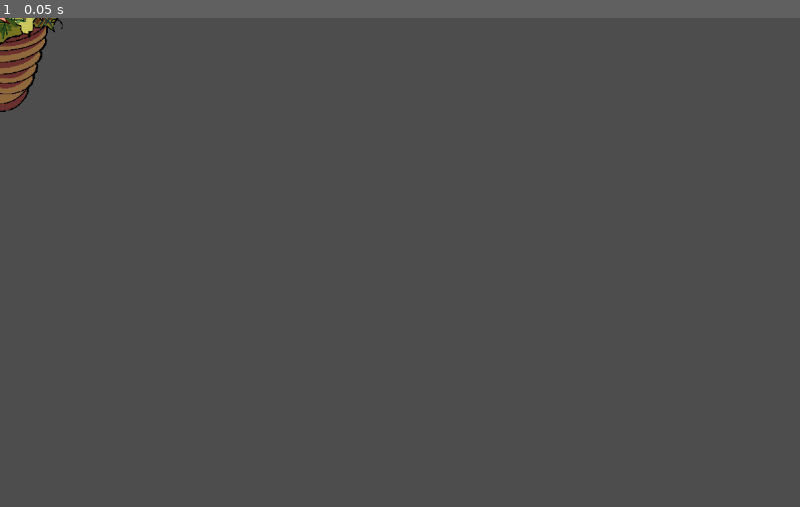
Above: before the commit, frame 1.
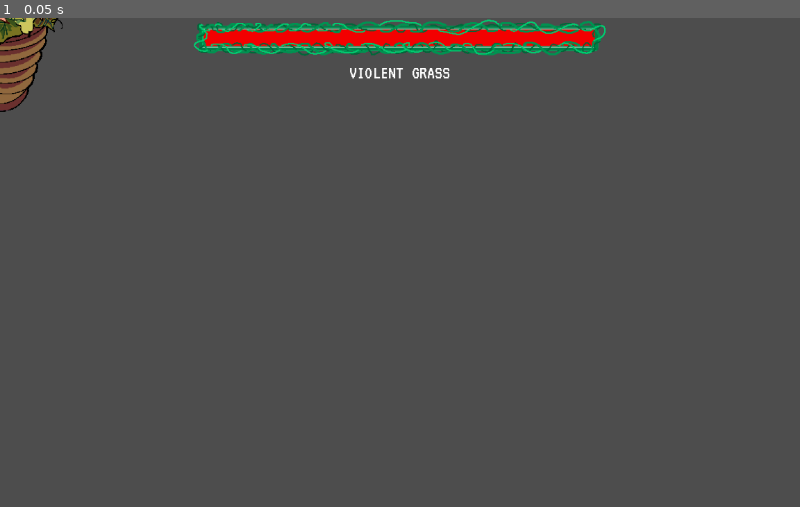
Above: after the commit, the same moment.

Repository: DevFTB/LD52
Game: Godot game, scene res://Level/EnemyGroups/group5.tscn
The game is run twice, just before and just after one commit, with the same random seed, the same clock (stepped at 60 frames per second) and the same inputs. This scene is started directly instead of the project's main scene.
Inputs:
- Up to frame 1 (0.05 s): no input

The runs differ from the first frame. In frame 1, 3.2% of the frame differs, in the area x 24-76%, y 0-13%.
Error after the commit: Invalid operands 'Nil' and 'Vector2' in operator '+'. (res://Scenes/DamageNumber.gd:7)

Commit message:
WIP UI

Diff:
--- a/Enemy/AttackScenes/healingProjectile.tscn
+++ b/Enemy/AttackScenes/healingProjectile.tscn
@@ -27,7 +27,7 @@
 [sub_resource type="CircleShape2D" id="CircleShape2D_7jpjx"]
 radius = 7.0
 
-[node name="Projectile" type="Node2D"]
+[node name="Projectile2" type="Node2D"]
 script = ExtResource("1_ego0b")
 
 [node name="Sprite2D" type="Sprite2D" parent="."]
--- /dev/null
+++ b/Enemy/BossAssets/healthbar_theme.tres
@@ -0,0 +1,10 @@
+[gd_resource type="Theme" load_steps=3 format=3 uid="uid://4qhhl5r0prfu"]
+
+[sub_resource type="StyleBoxEmpty" id="StyleBoxEmpty_bg7a4"]
+
+[sub_resource type="StyleBoxFlat" id="StyleBoxFlat_cd17b"]
+bg_color = Color(0.976471, 0.6, 0.6, 1)
+
+[resource]
+ProgressBar/styles/background = SubResource("StyleBoxEmpty_bg7a4")
+ProgressBar/styles/fill = SubResource("StyleBoxFlat_cd17b")
--- a/Enemy/BossScenes/CornBoss.tscn
+++ b/Enemy/BossScenes/CornBoss.tscn
@@ -24,6 +24,7 @@
 
 [node name="Enemy2" instance=ExtResource("1_vqlsb")]
 scale = Vector2(1, 1)
+enemy_name = "Corn-o-cope-ia"
 max_hp = 4000
 
 [node name="Sprite" type="AnimatedSprite2D" parent="." index="0"]
@@ -36,6 +37,8 @@
 
 [node name="DamageNumber" parent="EnemyGUI" index="0"]
 layout_mode = 3
+offset = null
+animation_duration = null
 
 [node name="FlashOnHit" parent="." index="4" node_paths=PackedStringArray("sprite")]
 sprite = NodePath("../Sprite")
--- a/Enemy/BossScenes/ViolentGrassBoss.tscn
+++ b/Enemy/BossScenes/ViolentGrassBoss.tscn
@@ -22,6 +22,7 @@
 
 [node name="Enemy2" instance=ExtResource("1_krkvr")]
 scale = Vector2(1, 1)
+enemy_name = "Violent Grass"
 max_hp = 100000
 
 [node name="Sprite" type="AnimatedSprite2D" parent="." index="0"]
@@ -36,9 +37,8 @@
 layout_mode = 3
 offset_top = 0.0
 offset_bottom = 26.0
-
-[node name="HealthBar" parent="EnemyGUI" index="1"]
-layout_mode = 3
+offset = null
+animation_duration = null
 
 [node name="FlashOnHit" parent="." index="4" node_paths=PackedStringArray("sprite")]
 sprite = NodePath("../Sprite")
--- a/Enemy/BossScenes/boss.tscn
+++ b/Enemy/BossScenes/boss.tscn
@@ -1,14 +1,18 @@
-[gd_scene load_steps=22 format=3 uid="uid://cw60n741n5xbh"]
+[gd_scene load_steps=26 format=3 uid="uid://cw60n741n5xbh"]
 
 [ext_resource type="Script" path="res://Scenes/Enemy.gd" id="1_uxdwq"]
 [ext_resource type="Script" path="res://Scenes/HitManager.gd" id="2_mcu3c"]
 [ext_resource type="PackedScene" uid="uid://dl2ifh2mtykpq" path="res://Particles/HitImpact.tscn" id="3_2bufq"]
-[ext_resource type="Script" path="res://Scenes/EnemyGUI.gd" id="4_qahv5"]
+[ext_resource type="Script" path="res://Enemy/Scripts/BossGUI.gd" id="4_anaig"]
 [ext_resource type="Script" path="res://Scenes/DamageNumber.gd" id="5_jvy4g"]
 [ext_resource type="Script" path="res://Scenes/FlashOnHit.gd" id="6_b0d2p"]
+[ext_resource type="Theme" uid="uid://4qhhl5r0prfu" path="res://Enemy/BossAssets/healthbar_theme.tres" id="6_gtanp"]
+[ext_resource type="Theme" uid="uid://ct21butfrkec1" path="res://UI/UI_theme.tres" id="6_unf27"]
 [ext_resource type="Script" path="res://Enemy/Scripts/EnemySoundManager.gd" id="7_qn5me"]
 [ext_resource type="AudioStream" uid="uid://f3m74mv86atu" path="res://Sounds/Enemy/enemy hit 1.wav" id="8_avc41"]
+[ext_resource type="Texture2D" uid="uid://1veonjc4ryh" path="res://Enemy/BossAssets/hp_bar_empty.png" id="8_mn5ye"]
 [ext_resource type="AudioStream" uid="uid://dnoa3vvuj2a1r" path="res://Sounds/Enemy/enemy hit 2.wav" id="9_dcx2x"]
+[ext_resource type="Texture2D" uid="uid://h4betidm3s7t" path="res://Enemy/BossAssets/hp_bar_full.png" id="9_swrmq"]
 [ext_resource type="AudioStream" uid="uid://hjjhtvrhso1a" path="res://Sounds/Enemy/enemy hit 3.wav" id="10_q4qw3"]
 [ext_resource type="AudioStream" uid="uid://c8u45ggoqxdmk" path="res://Sounds/Enemy/death sound 1.wav" id="11_dkyjj"]
 [ext_resource type="AudioStream" uid="uid://ck7aui2x8ki53" path="res://Sounds/Enemy/death sound 2.wav" id="12_1r82l"]
@@ -30,6 +34,7 @@
 height = 332.54
 
 [node name="Enemy2" type="Node2D" groups=["enemy"]]
+visible = false
 position = Vector2(0, 96)
 scale = Vector2(3, 3)
 script = ExtResource("1_uxdwq")
@@ -45,11 +50,12 @@
 anchors_preset = 0
 offset_right = 80.0
 offset_bottom = 14.363
-script = ExtResource("4_qahv5")
+script = ExtResource("4_anaig")
 metadata/_edit_use_anchors_ = true
 
 [node name="DamageNumber" type="Label" parent="EnemyGUI"]
 modulate = Color(1, 1, 1, 0)
+layout_mode = 0
 offset_top = -84.0
 offset_right = 40.0
 offset_bottom = -58.0
@@ -58,13 +64,56 @@
 script = ExtResource("5_jvy4g")
 metadata/_edit_use_anchors_ = true
 
-[node name="HealthBar" type="ProgressBar" parent="EnemyGUI"]
+[node name="CanvasLayer" type="CanvasLayer" parent="EnemyGUI"]
+
+[node name="Control" type="Control" parent="EnemyGUI/CanvasLayer"]
+layout_mode = 3
 anchors_preset = 15
 anchor_right = 1.0
 anchor_bottom = 1.0
-offset_bottom = 12.637
 grow_horizontal = 2
 grow_vertical = 2
+size_flags_horizontal = 3
+size_flags_vertical = 3
+
+[node name="VBoxContainer" type="VBoxContainer" parent="EnemyGUI/CanvasLayer/Control"]
+layout_mode = 1
+anchors_preset = 15
+anchor_right = 1.0
+anchor_bottom = 1.0
+grow_horizontal = 2
+grow_vertical = 2
+
+[node name="HealthBar" type="TextureProgressBar" parent="EnemyGUI/CanvasLayer/Control/VBoxContainer"]
+layout_mode = 2
+size_flags_horizontal = 4
+theme = ExtResource("6_gtanp")
+value = 50.0
+rounded = true
+texture_under = ExtResource("8_mn5ye")
+texture_progress = ExtResource("9_swrmq")
+
+[node name="HealthPercentage" type="Label" parent="EnemyGUI/CanvasLayer/Control/VBoxContainer/HealthBar"]
+layout_mode = 1
+anchors_preset = 8
+anchor_left = 0.5
+anchor_top = 0.5
+anchor_right = 0.5
+anchor_bottom = 0.5
+offset_left = -0.5
+offset_top = -8.5
+offset_right = 0.5
+offset_bottom = 8.5
+grow_horizontal = 2
+grow_vertical = 2
+theme = ExtResource("6_unf27")
+horizontal_alignment = 1
+
+[node name="BossName" type="Label" parent="EnemyGUI/CanvasLayer/Control/VBoxContainer"]
+layout_mode = 2
+theme = ExtResource("6_unf27")
+horizontal_alignment = 1
+uppercase = true
 
 [node name="Pain" type="Timer" parent="EnemyGUI"]
 wait_time = 1.5
@@ -122,8 +171,6 @@
 [node name="DeathSound9" type="AudioStreamPlayer2D" parent="EnemyAudioManager"]
 stream = ExtResource("19_pofx7")
 
-[node name="CanvasLayer" type="CanvasLayer" parent="."]
-
 [connection signal="death" from="." to="EnemyAudioManager" method="_on_enemy_death"]
 [connection signal="health_changed" from="." to="HitManager" method="_on_enemy_health_changed"]
 [connection signal="health_changed" from="." to="EnemyGUI" method="_on_health_changed"]
--- /dev/null
+++ b/Enemy/Scripts/BossGUI.gd
@@ -0,0 +1,24 @@
+extends Control
+
+@export var health_bar : NodePath
+@export var health_percentage : NodePath
+@export var boss_name : NodePath
+
+
+# Called when the node enters the scene tree for the first time.
+func _ready():
+	$CanvasLayer.get_node("Control").get_node("VBoxContainer").get_node("BossName").text = get_parent().enemy_name
+
+
+# Called every frame. 'delta' is the elapsed time since the previous frame.
+func _process(delta):
+	pass
+
+func _on_health_changed(new_health, difference, should_display):
+	if should_display:
+		if difference < 0:
+			$DamageNumber.start_animation(difference)
+
+	var max_health = get_parent().max_hp
+	$CanvasLayer.get_node("Control").get_node("VBoxContainer").get_node("HealthBar").value = round((new_health/max_health) * 100)
+	$CanvasLayer.get_node("Control").get_node("VBoxContainer").aget_node("HealthPercentage").text = str(round((new_health/max_health) * 100))
--- a/Level/EnemyGroups/group5.tscn
+++ b/Level/EnemyGroups/group5.tscn
@@ -6,4 +6,7 @@
 position = Vector2(-37, 1)
 
 [node name="Enemy2" parent="." instance=ExtResource("1_hfhfi")]
+visible = true
 position = Vector2(40, 27)
+
+[connection signal="health_changed" from="Enemy2" to="Enemy2/FlashOnHit" method="_on_health_changed" flags=18]
--- a/Scenes/ControllablePlayer.gd
+++ b/Scenes/ControllablePlayer.gd
@@ -77,9 +77,9 @@
 	nearest_enemy = get_nearest_enemy()
 
 func _process(delta):
-	if enabled and not is_dead and not controlled:
-		process_ai(delta)
-	elif enabled and not is_dead and controlled:
+#	if enabled and not is_dead and not controlled:
+#		process_ai(delta)
+#	elif enabled and not is_dead and controlled:
 		position += direction.normalized() * move_speed * 100 * delta
 
 func modify_health(modification):
--- a/Scenes/arena.tscn
+++ b/Scenes/arena.tscn
@@ -186,7 +186,7 @@
 grow_vertical = 2
 
 [node name="PlayerGUI2" type="Control" parent="CanvasLayer/GUI"]
-layout_mode = 1
+layout_mode = 3
 anchors_preset = 7
 anchor_left = 0.5
 anchor_top = 1.0
@@ -199,7 +199,6 @@
 grow_vertical = 0
 
 [node name="ColorRect" type="ColorRect" parent="CanvasLayer/GUI/PlayerGUI2"]
-layout_mode = 1
 anchors_preset = 15
 anchor_right = 1.0
 anchor_bottom = 1.0
@@ -210,7 +209,6 @@
 color = Color(0.0156863, 0.0666667, 0.0313726, 0.396078)
 
 [node name="PlayerGUI" type="HBoxContainer" parent="CanvasLayer/GUI/PlayerGUI2"]
-layout_mode = 1
 anchors_preset = 15
 anchor_right = 1.0
 anchor_bottom = 1.0
@@ -219,14 +217,19 @@
 alignment = 1
 
 [node name="Control" parent="CanvasLayer/GUI/PlayerGUI2/PlayerGUI" instance=ExtResource("3_qo3d1")]
-layout_mode = 2
+offset_right = 199.0
 
 [node name="Control4" type="Control" parent="CanvasLayer/GUI/PlayerGUI2/PlayerGUI"]
 custom_minimum_size = Vector2(30, 0)
-layout_mode = 2
+layout_mode = 3
+anchors_preset = 0
+offset_left = 203.0
+offset_right = 233.0
+offset_bottom = 106.0
 
 [node name="Control2" parent="CanvasLayer/GUI/PlayerGUI2/PlayerGUI" instance=ExtResource("3_qo3d1")]
-layout_mode = 2
+offset_left = 237.0
+offset_right = 436.0
 player_path = NodePath("../../../../../Players/TheSheepard")
 player_icon = ExtResource("24_kqsrd")
 player_border = ExtResource("31_lvaba")
@@ -235,10 +238,15 @@
 
 [node name="Control5" type="Control" parent="CanvasLayer/GUI/PlayerGUI2/PlayerGUI"]
 custom_minimum_size = Vector2(30, 0)
-layout_mode = 2
+layout_mode = 3
+anchors_preset = 0
+offset_left = 440.0
+offset_right = 470.0
+offset_bottom = 106.0
 
 [node name="Control3" parent="CanvasLayer/GUI/PlayerGUI2/PlayerGUI" instance=ExtResource("3_qo3d1")]
-layout_mode = 2
+offset_left = 474.0
+offset_right = 674.0
 player_path = NodePath("../../../../../Players/Arboarist")
 player_icon = ExtResource("25_8evei")
 player_border = ExtResource("35_682vb")
@@ -302,7 +310,6 @@
 script = ExtResource("4_grhpe")
 
 [node name="HealthBar" type="ProgressBar" parent="Players/GrimCheaper/CharacterGUI"]
-layout_mode = 1
 anchors_preset = 15
 anchor_right = 1.0
 anchor_bottom = 1.0
@@ -383,7 +390,6 @@
 script = ExtResource("4_grhpe")
 
 [node name="HealthBar" type="ProgressBar" parent="Players/TheSheepard/CharacterGUI"]
-layout_mode = 1
 anchors_preset = 15
 anchor_right = 1.0
 anchor_bottom = 1.0
@@ -463,7 +469,6 @@
 script = ExtResource("4_grhpe")
 
 [node name="HealthBar" type="ProgressBar" parent="Players/Arboarist/CharacterGUI"]
-layout_mode = 1
 anchors_preset = 15
 anchor_right = 1.0
 anchor_bottom = 1.0
--- /dev/null
+++ b/UI/UI_theme.tres
@@ -0,0 +1,7 @@
+[gd_resource type="Theme" load_steps=2 format=3 uid="uid://ct21butfrkec1"]
+
+[ext_resource type="FontFile" uid="uid://dipyj8q5cvwqh" path="res://UI/VT323-Regular.ttf" id="1_x3yxg"]
+
+[resource]
+default_font = ExtResource("1_x3yxg")
+default_font_size = 28
Not shown: 2 places in Enemy/AttackScenes/enemyCleave.tscn that only renumber resources
Binary file added: Enemy/BossAssets/hp_bar_empty.png
Not shown, added: Enemy/BossAssets/hp_bar_empty.png.import
Binary file added: Enemy/BossAssets/hp_bar_full.png
Not shown, added: Enemy/BossAssets/hp_bar_full.png.import
Binary file added: UI/VT323-Regular.ttf
Not shown, added: UI/VT323-Regular.ttf.import
